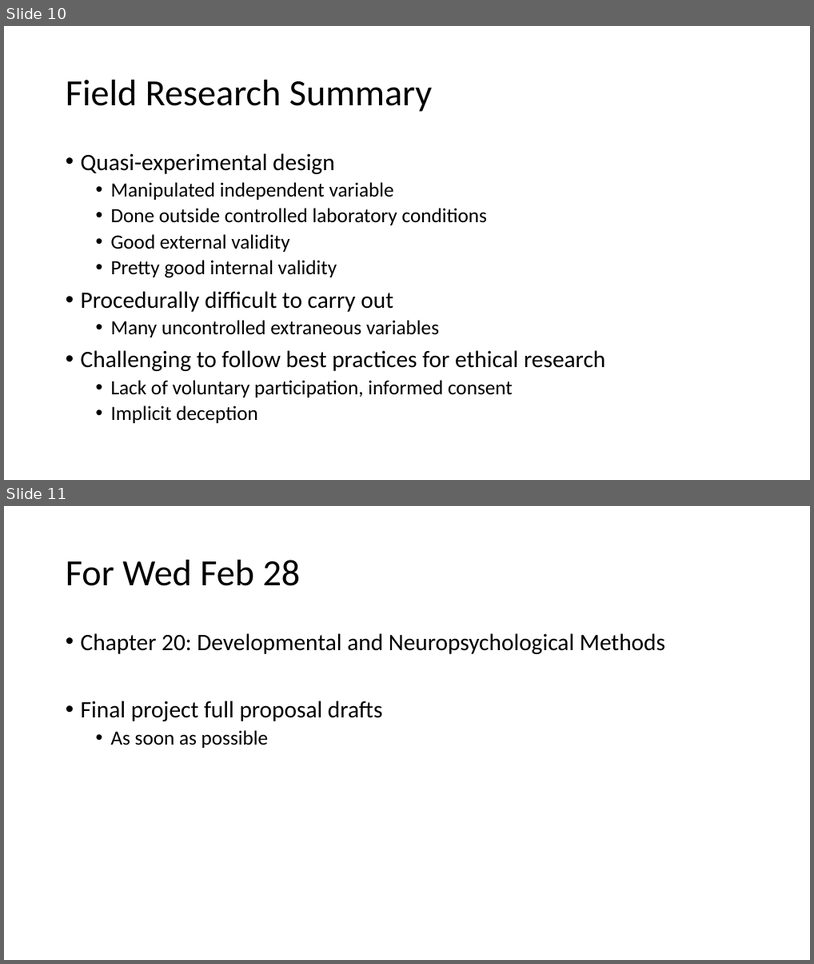
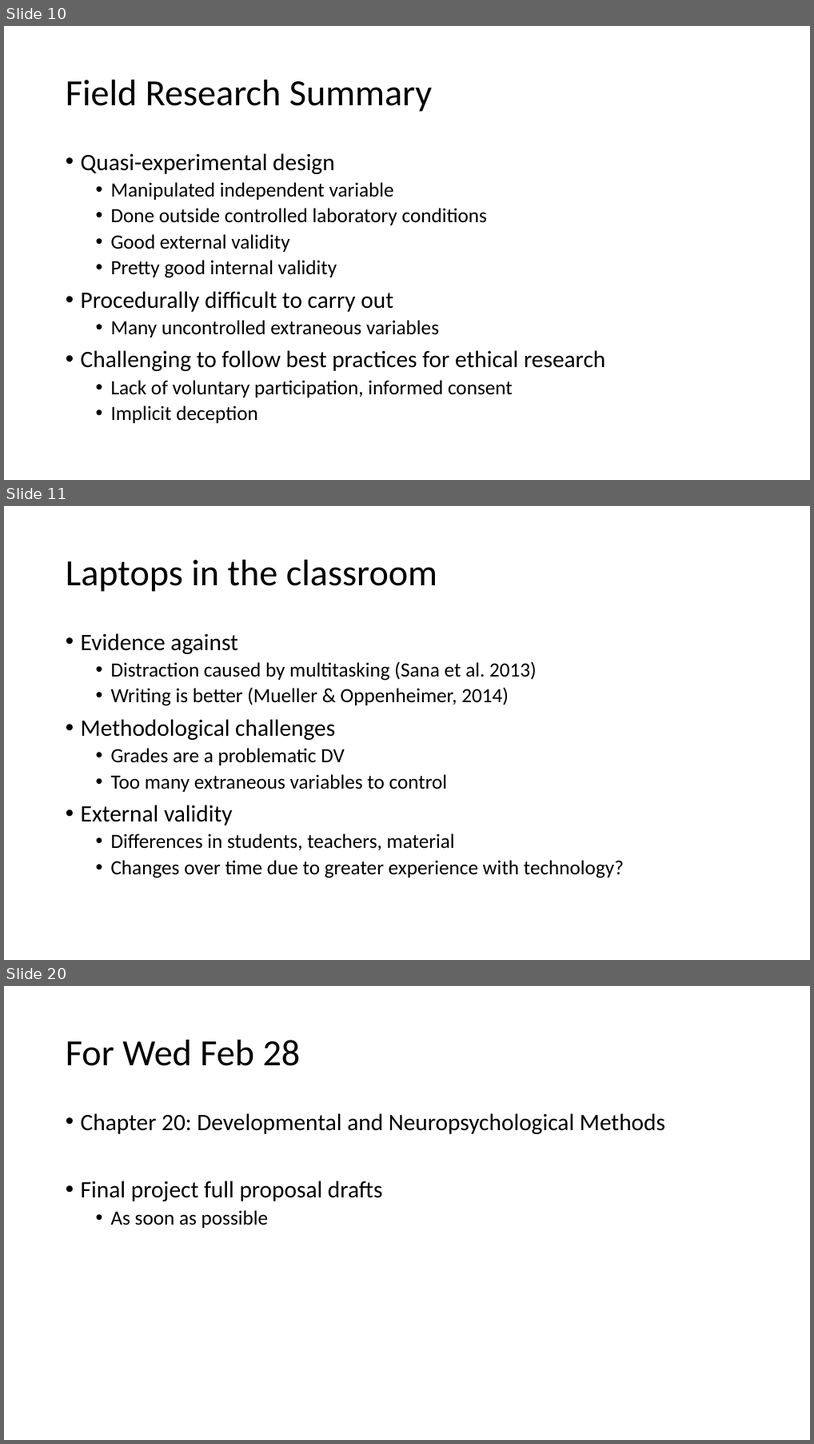
Before and after one commit to preber/Research-Methods, a slide deck: Class Slides 2024/Class 23.pptx. Shown one above the other, each under a label of ours: slides 10 and 11 before the commit, slides 10, 11 and 20 after it; the slides between them are not shown. The pictures are 814x964 and 814x1444 pixels, drawn with LibreOffice and Linux fonts; fonts in the diff are those of the drawing. Boxes give left, top, right and bottom in pixels: in the first picture for what was removed or moved away, otherwise in the second. Text is boxed around its words. In the diff, an @@ line names an element or a change of style, - is before the commit and + after.

```diff
--- a/Class Slides 2024/Class 23.pptx
+++ b/Class Slides 2024/Class 23.pptx
@@ slide 11 added at (x1=4, y1=506, x2=810, y2=960), background #FFFFFF @@
@@ title added at (x1=66, y1=560, x2=438, y2=592), 44 pt, text #000000 @@
+Laptops in the classroom
@@ text added at (x1=81, y1=633, x2=624, y2=878), 24 pt, text #000000 @@
+• Evidence against
+  • Distraction caused by multitasking (Sana et al. 2013)
+  • Writing is better (Mueller & Oppenheimer, 2014)
+• Methodological challenges
+  • Grades are a problematic DV
+  • Too many extraneous variables to control
+• External validity
+  • Differences in students, teachers, material
+  • Changes over time due to greater experience with technology?
@@ what was slide 11 is now slide 20 @@
```
Also in this commit, not shown: 8 other slides added, 3 other files.
